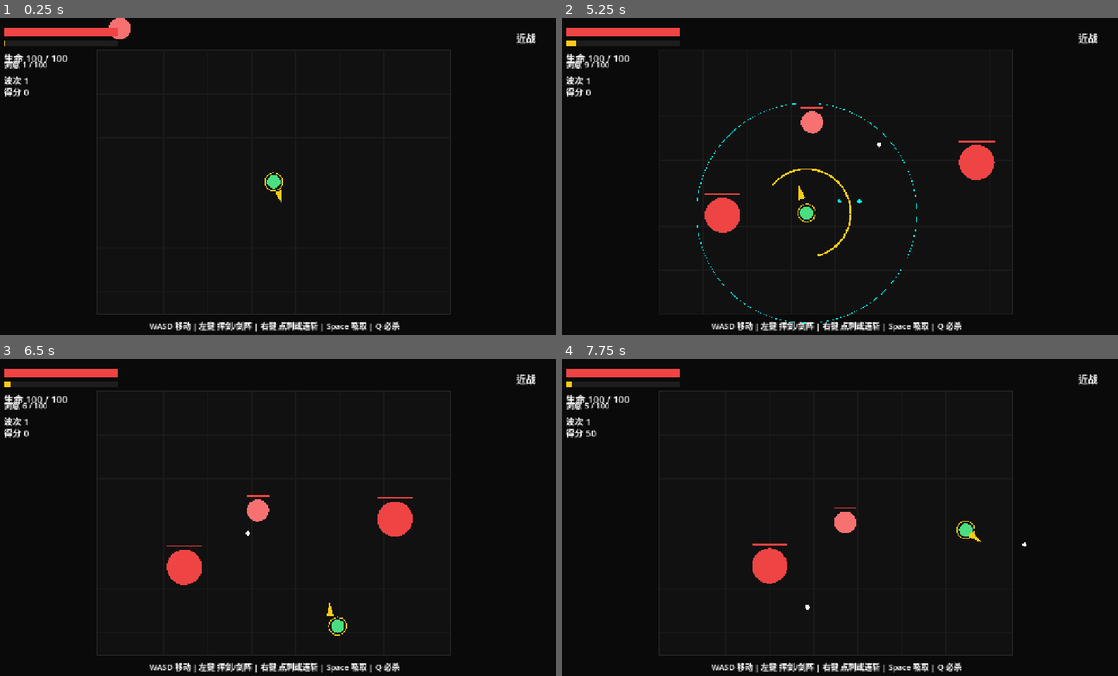
Above: before the commit, frames 1-4 (two rows, left to right).
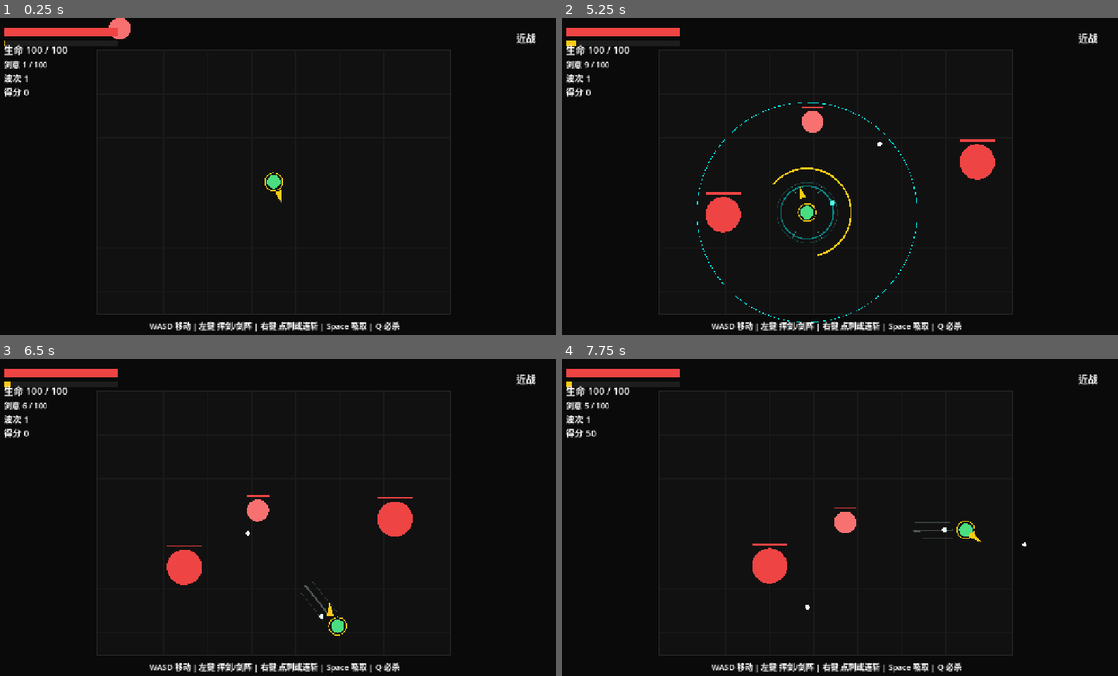
Above: after the commit, the same moments.

Repository: nwueditorfan007-coder/SwordCultivator
Game: Godot game, scene res://scenes/main/Main.tscn
Two runs of this game, one before a commit and one after it. Both use one fixed random seed, a clock stepped at 60 frames per second and the inputs below.
Inputs (mouse positions are in pixels of both pictures, inside the frame that each line leads up to):
- Up to frame 1 (0.25 s): no input
- Up to frame 2 (5.25 s): move the mouse to (962, 160) at 0.52 s; hold D (move_right) 0.53-1.28 s; hold Space (absorb) 0.53-1.28 s; click (962, 160) at 0.67 s; move the mouse to (723, 192) at 1.27 s; hold S (move_down) 1.28-2.03 s; tap Space (absorb) at 1.35, 3.05, 4.35 s; click (723, 192) at 1.42 s; move the mouse to (890, 106) at 2.02 s; hold D (move_right) 2.03-2.78 s; hold Space (absorb) 2.03-2.78 s; click (890, 106) at 2.1 s; move the mouse to (806, 239) at 2.77 s; hold W (move_up) 2.78-3.53 s; right-click (806, 239) at 2.85 s; click (806, 239) at 2.92 s; move the mouse to (1006, 224) at 3.52 s; hold Space (absorb) 3.53-4.28 s; hold A (move_left) 3.53-5.03 s; tap Q (ultimate) at 3.6 s; click (1006, 224) at 3.67 s; move the mouse to (667, 128) at 4.27 s; click (667, 128) at 4.42 s; move the mouse to (862, 176) at 5.02 s; hold S (move_down) from 5.03 s (still down); hold Space (absorb) from 5.03 s (still down); click (862, 176) at 5.17 s
- Up to frame 3 (6.5 s): move the mouse to (189, 438) at 5.77 s; release S (move_down) at 5.78 s; release Space (absorb) at 5.78 s; hold D (move_right) from 5.78 s (still down); click (189, 438) at 5.85 s; tap Space (absorb) at 6.05 s
- Up to frame 4 (7.75 s): move the mouse to (962, 501) at 6.52 s; release D (move_right) at 6.53 s; hold W (move_up) 6.53-7.28 s; hold Space (absorb) 6.53-7.28 s; right-click (962, 501) at 6.6 s; click (962, 501) at 6.67 s; move the mouse to (723, 533) at 7.27 s; hold D (move_right) from 7.28 s (still down); tap Q (ultimate) at 7.35 s; click (723, 533) at 7.42 s; tap Space (absorb) at 7.55 s

The runs differ from the first frame. In frame 1, 0.4% of the frame differs, in the area x 0-13%, y 8-22%; in frame 2, 1.2%, in the area x 0-78%, y 8-97%; in frame 3, 0.5%; in frame 4, 0.5%.

Commit message:
Document sword array system update

Diff:
--- a/scenes/main/Main.tscn
+++ b/scenes/main/Main.tscn
@@ -9,9 +9,9 @@
 
 [node name="HealthLabel" type="Label" parent="CanvasLayer" unique_id=577133190]
 offset_left = 28.0
-offset_top = 74.0
+offset_top = 55.0
 offset_right = 260.0
-offset_bottom = 102.0
+offset_bottom = 86.0
 theme_override_font_sizes/font_size = 22
 text = "生命 100 / 100"
 
@@ -25,9 +25,9 @@
 
 [node name="WaveLabel" type="Label" parent="CanvasLayer" unique_id=1611764704]
 offset_left = 28.0
-offset_top = 126.0
+offset_top = 121.0
 offset_right = 180.0
-offset_bottom = 154.0
+offset_bottom = 149.0
 theme_override_font_sizes/font_size = 20
 text = "波次 1"
 
--- a/scripts/system/game_renderer.gd
+++ b/scripts/system/game_renderer.gd
@@ -1,6 +1,7 @@
 extends RefCounted
 class_name GameRenderer
 
+const SwordArrayConfig = preload("res://scripts/system/sword_array_config.gd")
 const SwordArrayController = preload("res://scripts/system/sword_array_controller.gd")
 
 
@@ -43,6 +44,11 @@
 		if bullet["state"] == "freezing" or bullet["state"] == "frozen" or bullet["state"] == "fired":
 			bullet_color = main.COLORS["frozen"]
 			bullet_radius *= 1.1 if bullet["state"] != "fired" else 1.0
+		if main.player["absorbed_ids"].has(bullet["id"]):
+			var mode: String = main.player["array_mode"]
+			var hold_ratio: float = main._get_sword_array_formation_ratio()
+			bullet_radius *= lerpf(1.0, 1.28, hold_ratio)
+			bullet_color = SwordArrayController.get_accent_color(mode)
 		main.draw_circle(bullet_pos, bullet_radius, bullet_color)
 
 	for enemy in main.enemies:
@@ -63,7 +69,7 @@
 	main.draw_arc(player_pos, main.PLAYER_RADIUS + 5.0, 0.0, TAU, 28, aura_color, 2.0)
 
 	if main.player["is_charging"]:
-		main.draw_arc(player_pos, main.MARBLE_ABSORB_RANGE, 0.0, TAU, 48, main.COLORS["frozen"], 1.0)
+		main.draw_arc(player_pos, SwordArrayConfig.ABSORB_RANGE, 0.0, TAU, 48, main.COLORS["frozen"], 1.0)
 
 	if main.player["absorbed_ids"].size() > 0:
 		_draw_sword_array_preview(main, player_pos)
@@ -134,24 +140,50 @@
 
 static func _draw_sword_array_preview(main: Node2D, player_pos: Vector2) -> void:
 	var mode: String = main.player["array_mode"]
-	var preview: Dictionary = SwordArrayController.get_preview_data(main, mode)
+	var formation_ratio: float = main._get_sword_array_formation_ratio()
+	var preview: Dictionary = SwordArrayController.get_preview_data(main, mode, formation_ratio)
 	var hold_ratio: float = main.player.get("array_hold_ratio", 0.0)
-	var preview_alpha: float = 0.3 + hold_ratio * 0.35
+	var preview_alpha: float = 0.18 + formation_ratio * 0.28 + hold_ratio * 0.18
 	var preview_color := Color(0.0, 1.0, 1.0, preview_alpha)
 
 	match preview["type"]:
-		main.SWORD_ARRAY_RING:
+		SwordArrayConfig.MODE_RING:
+			var ring_color: Color = SwordArrayController.get_accent_color(mode)
+			ring_color.a = preview_alpha
 			main.draw_arc(player_pos, preview["radius"], 0.0, TAU, 40, preview_color, 3.0)
-			main.draw_arc(player_pos, preview["outer_radius"], 0.0, TAU, 40, Color(0.0, 1.0, 1.0, 0.12), 1.0)
-		main.SWORD_ARRAY_FAN:
-			main.draw_arc(player_pos, preview["radius"], preview["angle"] - preview["arc"] * 0.5, preview["angle"] + preview["arc"] * 0.5, 32, preview_color, 3.0)
-			main.draw_line(player_pos, player_pos + Vector2.RIGHT.rotated(preview["angle"] - preview["arc"] * 0.5) * preview["radius"], Color(0.0, 1.0, 1.0, 0.18), 1.0)
-			main.draw_line(player_pos, player_pos + Vector2.RIGHT.rotated(preview["angle"] + preview["arc"] * 0.5) * preview["radius"], Color(0.0, 1.0, 1.0, 0.18), 1.0)
+			var ring_soft_color: Color = SwordArrayController.get_soft_accent_color(mode)
+			ring_soft_color.a = 0.14 + formation_ratio * 0.1
+			main.draw_arc(player_pos, preview["outer_radius"], 0.0, TAU, 40, ring_soft_color, 1.5)
+			var spoke_index: int = 0
+			while spoke_index < 6:
+				var spoke_angle: float = (TAU / 6.0) * float(spoke_index)
+				main.draw_line(
+					player_pos + Vector2.RIGHT.rotated(spoke_angle) * max(preview["radius"] - 10.0, 8.0),
+					player_pos + Vector2.RIGHT.rotated(spoke_angle) * preview["outer_radius"],
+					ring_color,
+					1.2
+				)
+				spoke_index += 1
+		SwordArrayConfig.MODE_FAN:
+			var fan_color: Color = SwordArrayController.get_accent_color(mode)
+			fan_color.a = preview_alpha + 0.08
+			var fan_edge_color := Color(fan_color.r, fan_color.g, fan_color.b, 0.24)
+			var fan_soft_color: Color = SwordArrayController.get_soft_accent_color(mode)
+			fan_soft_color.a = 0.22 + formation_ratio * 0.16
+			main.draw_arc(player_pos, preview["radius"], preview["angle"] - preview["arc"] * 0.5, preview["angle"] + preview["arc"] * 0.5, 32, fan_color, 3.0)
+			main.draw_line(player_pos, player_pos + Vector2.RIGHT.rotated(preview["angle"] - preview["arc"] * 0.5) * preview["radius"], fan_edge_color, 1.2)
+			main.draw_line(player_pos, player_pos + Vector2.RIGHT.rotated(preview["angle"] + preview["arc"] * 0.5) * preview["radius"], fan_edge_color, 1.2)
+			main.draw_line(player_pos, player_pos + Vector2.RIGHT.rotated(preview["angle"]) * preview["radius"], fan_soft_color, 1.0)
 		_:
 			var start_pos: Vector2 = main._to_screen(preview["start"])
 			var end_pos: Vector2 = main._to_screen(preview["end"])
 			var line_dir: Vector2 = (end_pos - start_pos).normalized()
 			var side_offset: Vector2 = line_dir.rotated(PI * 0.5) * preview["half_width"]
-			main.draw_line(start_pos, end_pos, preview_color, 4.0)
-			main.draw_line(start_pos + side_offset, end_pos + side_offset, Color(0.0, 1.0, 1.0, 0.15), 1.0)
-			main.draw_line(start_pos - side_offset, end_pos - side_offset, Color(0.0, 1.0, 1.0, 0.15), 1.0)
+			var pierce_color: Color = SwordArrayController.get_accent_color(mode)
+			pierce_color.a = preview_alpha + 0.1
+			var pierce_soft_color: Color = SwordArrayController.get_soft_accent_color(mode)
+			pierce_soft_color.a = 0.18 + formation_ratio * 0.08
+			main.draw_line(start_pos, end_pos, pierce_color, 4.0 + formation_ratio)
+			main.draw_line(start_pos + side_offset, end_pos + side_offset, pierce_soft_color, 1.2)
+			main.draw_line(start_pos - side_offset, end_pos - side_offset, pierce_soft_color, 1.2)
+			main.draw_circle(end_pos, 3.0 + formation_ratio * 2.0, Color(1.0, 1.0, 1.0, 0.24 + formation_ratio * 0.18))
--- a/scripts/system/game_state_factory.gd
+++ b/scripts/system/game_state_factory.gd
@@ -1,5 +1,7 @@
 extends RefCounted
 class_name GameStateFactory
+
+const SwordArrayConfig = preload("res://scripts/system/sword_array_config.gd")
 
 
 static func reset_runtime(main: Node) -> void:
@@ -31,7 +33,7 @@
 		"array_fire_index": 0,
 		"array_burst_step": 0,
 		"array_burst_mode": "",
-		"array_mode": main.SWORD_ARRAY_RING,
+		"array_mode": SwordArrayConfig.MODE_RING,
 		"is_charging": false,
 		"absorbed_ids": [],
 	}
--- a/scripts/system/main.gd
+++ b/scripts/system/main.gd
@@ -3,6 +3,7 @@
 const GameBossController = preload("res://scripts/system/game_boss_controller.gd")
 const GameRenderer = preload("res://scripts/system/game_renderer.gd")
 const GameStateFactory = preload("res://scripts/system/game_state_factory.gd")
+const SwordArrayConfig = preload("res://scripts/system/sword_array_config.gd")
 const SwordArrayController = preload("res://scripts/system/sword_array_controller.gd")
 
 enum CombatMode {
@@ -34,7 +35,6 @@
 const SWORD_MELEE_DAMAGE := 100.0
 const SWORD_RANGED_DAMAGE := 100.0
 const SWORD_TAP_THRESHOLD := 0.15
-const SWORD_ARRAY_HOLD_THRESHOLD := 0.06
 const SWORD_POINT_STRIKE_SPEED := 80.0 * 60.0
 const SWORD_RECALL_SPEED := 60.0 * 60.0
 const SWORD_ORBIT_DISTANCE := 25.0
@@ -58,31 +58,6 @@
 
 const FROZEN_DECEL_TIME := 0.3
 const FROZEN_LIFETIME := 3.0
-const MARBLE_ABSORB_RANGE := 250.0
-const MARBLE_ENERGY_COST_HOLD := 10.0
-const MARBLE_MAX_ABSORBED := 12
-const MARBLE_FIRED_SPEED := 45.0 * 60.0
-const MARBLE_FIRED_DAMAGE := 100.0
-const SWORD_ARRAY_RING_THRESHOLD := 160.0
-const SWORD_ARRAY_FAN_THRESHOLD := 420.0
-const SWORD_ARRAY_FAN_ARC := 1.0
-const SWORD_ARRAY_RING_RADIUS := 68.0
-const SWORD_ARRAY_FAN_PREVIEW_RADIUS := 110.0
-const SWORD_ARRAY_PIERCE_SPREAD := 0.08
-const SWORD_ARRAY_PIERCE_START_OFFSET := 52.0
-const SWORD_ARRAY_PIERCE_SLOT_STEP := 28.0
-const SWORD_ARRAY_PIERCE_PREVIEW_LENGTH := 180.0
-const SWORD_ARRAY_PIERCE_PREVIEW_HALF_WIDTH := 6.0
-const SWORD_ARRAY_RING_SLOT_COUNT := 10
-const SWORD_ARRAY_FAN_SLOT_COUNT := 7
-const SWORD_ARRAY_PIERCE_SLOT_COUNT := 5
-const SWORD_ARRAY_RING_FIRE_RATE := 0.32
-const SWORD_ARRAY_FAN_FIRE_RATE := 0.16
-const SWORD_ARRAY_PIERCE_FIRE_RATE := 0.08
-
-const SWORD_ARRAY_RING := "ring"
-const SWORD_ARRAY_FAN := "fan"
-const SWORD_ARRAY_PIERCE := "pierce"
 
 const WAVE_BASE_ENEMIES := 3
 const BOSS_WAVE_INTERVAL := 5
@@ -223,8 +198,8 @@
 		if player["absorbed_ids"].size() > 0:
 			player["array_mode"] = _get_sword_array_mode()
 			if not player["array_is_firing"]:
-				player["array_hold_ratio"] = clampf(player["array_hold_timer"] / SWORD_ARRAY_HOLD_THRESHOLD, 0.0, 1.0)
-				if player["array_hold_timer"] >= SWORD_ARRAY_HOLD_THRESHOLD:
+				player["array_hold_ratio"] = clampf(player["array_hold_timer"] / SwordArrayConfig.HOLD_THRESHOLD, 0.0, 1.0)
+				if player["array_hold_timer"] >= SwordArrayConfig.HOLD_THRESHOLD:
 					player["array_is_firing"] = true
 					_fire_absorbed_marbles()
 					player["fire_timer"] = SwordArrayController.get_fire_interval(self, player["array_mode"])
@@ -335,17 +310,25 @@
 		return
 
 	player["is_charging"] = true
-	player["energy"] = max(player["energy"] - MARBLE_ENERGY_COST_HOLD * delta, 0.0)
+	player["energy"] = max(player["energy"] - SwordArrayConfig.ABSORB_ENERGY_COST * delta, 0.0)
 	for bullet in bullets:
 		if bullet["state"] != "frozen":
 			continue
 		if player["absorbed_ids"].has(bullet["id"]):
 			continue
-		if player["absorbed_ids"].size() >= MARBLE_MAX_ABSORBED:
+		if player["absorbed_ids"].size() >= SwordArrayConfig.MAX_ABSORBED:
 			break
-		if player["pos"].distance_to(bullet["pos"]) <= MARBLE_ABSORB_RANGE:
+		if player["pos"].distance_to(bullet["pos"]) <= SwordArrayConfig.ABSORB_RANGE:
 			player["absorbed_ids"].append(bullet["id"])
 			player["array_mode"] = _get_sword_array_mode()
+
+
+func _get_sword_array_formation_ratio() -> float:
+	if player["array_is_firing"]:
+		return 1.0
+	if left_mouse_held and player["absorbed_ids"].size() > 0:
+		return clampf(player["array_hold_ratio"], 0.0, 1.0)
+	return 0.0
 
 
 func _update_sword(delta: float) -> void:
@@ -514,7 +497,8 @@
 						self,
 						player["array_mode"],
 						slot_index,
-						player["absorbed_ids"].size()
+						player["absorbed_ids"].size(),
+						_get_sword_array_formation_ratio()
 					)
 					bullet["pos"] = bullet["pos"].lerp(target_pos, min(delta * 12.0, 1.0))
 				else:
@@ -552,12 +536,12 @@
 			continue
 		if enemy["pos"].distance_to(bullet["pos"]) > enemy["radius"] + bullet["radius"]:
 			continue
-		enemy["health"] -= MARBLE_FIRED_DAMAGE
+		enemy["health"] -= SwordArrayConfig.FIRED_DAMAGE
 		_create_particles(bullet["pos"], COLORS["frozen"], 10)
 		return true
 	if _has_boss():
 		if boss["pos"].distance_to(bullet["pos"]) <= boss["radius"] + bullet["radius"] and (boss["is_vulnerable"] or boss["phase"] == 1):
-			boss["health"] -= MARBLE_FIRED_DAMAGE * 2.0
+			boss["health"] -= SwordArrayConfig.FIRED_DAMAGE * 2.0
 			_create_particles(bullet["pos"], COLORS["frozen"], 15)
 			return true
 	return false
@@ -708,8 +692,10 @@
 		_fire_single_absorbed_marble()
 		fired_count += 1
 
+	_emit_sword_array_fire_effect(current_mode, fire_count)
+
 	match current_mode:
-		SWORD_ARRAY_FAN:
+		SwordArrayConfig.MODE_FAN:
 			player["array_burst_step"] = (player["array_burst_step"] + 1) % 3
 		_:
 			player["array_burst_step"] = 0
@@ -724,11 +710,17 @@
 			continue
 		var direction: Vector2 = _get_sword_array_direction(player["array_fire_index"])
 		bullet["state"] = "fired"
-		bullet["vel"] = direction.normalized() * MARBLE_FIRED_SPEED
+		bullet["vel"] = direction.normalized() * SwordArrayConfig.FIRED_SPEED
 		player["array_fire_index"] += 1
 		_create_particles(bullet["pos"], COLORS["frozen"], 5)
 		screen_shake = max(screen_shake, 2.0)
 		return
+
+
+func _emit_sword_array_fire_effect(mode: String, fire_count: int) -> void:
+	var effect: Dictionary = SwordArrayController.get_fire_effect(self, mode, fire_count)
+	_create_particles(effect["position"], effect["color"], effect["particles"])
+	screen_shake = max(screen_shake, effect["shake"])
 
 
 func _spawn_enemy(enemy_type: String) -> Dictionary:
--- /dev/null
+++ b/scripts/system/sword_array_config.gd
@@ -0,0 +1,85 @@
+extends RefCounted
+class_name SwordArrayConfig
+
+
+const MODE_RING := "ring"
+const MODE_FAN := "fan"
+const MODE_PIERCE := "pierce"
+
+const HOLD_THRESHOLD := 0.10
+const ABSORB_RANGE := 250.0
+const ABSORB_ENERGY_COST := 10.0
+const MAX_ABSORBED := 12
+const FIRED_SPEED := 45.0 * 60.0
+const FIRED_DAMAGE := 100.0
+
+const RING_THRESHOLD := 160.0
+const FAN_THRESHOLD := 420.0
+
+const MODE_PROFILES := {
+	MODE_RING: {
+		"ring_radius": 68.0,
+		"idle_ring_radius": 44.0,
+		"slot_count": 10,
+		"fire_interval": 0.32,
+		"burst_mode": "all",
+		"preview_outer_offset_idle": 6.0,
+		"preview_outer_offset_active": 10.0,
+		"accent_color": Color(0.35, 1.0, 0.92),
+		"accent_soft_color": Color(0.25, 1.0, 0.9),
+		"fire_particles_base": 6,
+		"fire_particles_per_shot": 1,
+		"fire_particles_cap": 20,
+		"fire_offset": 0.0,
+		"fire_shake": 2.2,
+	},
+	MODE_FAN: {
+		"arc": 1.0,
+		"idle_arc": 0.42,
+		"radius": 110.0,
+		"idle_radius": 72.0,
+		"slot_count": 7,
+		"fire_interval": 0.16,
+		"burst_mode": "three_step",
+		"accent_color": Color(0.72, 0.96, 1.0),
+		"accent_soft_color": Color(0.9, 1.0, 1.0),
+		"fire_particles_base": 5,
+		"fire_particles_per_shot": 1,
+		"fire_particles_cap": 18,
+		"fire_offset": 40.0,
+		"fire_shake": 2.4,
+	},
+	MODE_PIERCE: {
+		"spread": 0.08,
+		"start_offset": 52.0,
+		"idle_start_offset": 28.0,
+		"slot_step": 28.0,
+		"idle_slot_step": 18.0,
+		"preview_length": 180.0,
+		"preview_length_idle_scale": 0.65,
+		"preview_half_width": 6.0,
+		"idle_half_width": 18.0,
+		"slot_count": 5,
+		"fire_interval": 0.08,
+		"burst_mode": "single",
+		"accent_color": Color(0.9, 1.0, 1.0),
+		"accent_soft_color": Color(0.8, 1.0, 1.0),
+		"fire_particles_base": 4,
+		"fire_particles_per_shot": 2,
+		"fire_particles_cap": 22,
+		"fire_offset": 72.0,
+		"fire_shake": 2.8,
+	},
+}
+
+
+static func get_mode_for_distance(aim_distance: float) -> String:
+	if aim_distance <= RING_THRESHOLD:
+		return MODE_RING
+	if aim_distance <= FAN_THRESHOLD:
+		return MODE_FAN
+	return MODE_PIERCE
+
+
+static func get_profile(mode: String) -> Dictionary:
+	return MODE_PROFILES.get(mode, MODE_PROFILES[MODE_PIERCE])
--- a/scripts/system/sword_array_controller.gd
+++ b/scripts/system/sword_array_controller.gd
@@ -1,105 +1,131 @@
 extends RefCounted
 class_name SwordArrayController
+
+const SwordArrayConfig = preload("res://scripts/system/sword_array_config.gd")
 
 
 static func get_mode(main: Node) -> String:
 	var aim_distance: float = main.player["pos"].distance_to(main.mouse_world)
-	if aim_distance <= main.SWORD_ARRAY_RING_THRESHOLD:
-		return main.SWORD_ARRAY_RING
-	if aim_distance <= main.SWORD_ARRAY_FAN_THRESHOLD:
-		return main.SWORD_ARRAY_FAN
-	return main.SWORD_ARRAY_PIERCE
+	return SwordArrayConfig.get_mode_for_distance(aim_distance)
 
 
-static func get_slot_position(main: Node, mode: String, slot_index: int, slot_count: int) -> Vector2:
+static func get_slot_position(main: Node, mode: String, slot_index: int, slot_count: int, formation_ratio := 1.0) -> Vector2:
 	var aim_vector: Vector2 = _get_aim_vector(main)
 	var aim_angle: float = aim_vector.angle()
 	var clamped_count: int = maxi(slot_count, 1)
+	var profile: Dictionary = SwordArrayConfig.get_profile(mode)
 
 	match mode:
-		main.SWORD_ARRAY_RING:
+		SwordArrayConfig.MODE_RING:
 			var ring_angle: float = (TAU / float(clamped_count)) * float(slot_index)
-			return main.player["pos"] + Vector2.RIGHT.rotated(ring_angle) * main.SWORD_ARRAY_RING_RADIUS
-		main.SWORD_ARRAY_FAN:
+			var ring_radius: float = lerpf(profile["idle_ring_radius"], profile["ring_radius"], formation_ratio)
+			return main.player["pos"] + Vector2.RIGHT.rotated(ring_angle) * ring_radius
+		SwordArrayConfig.MODE_FAN:
 			var fan_ratio: float = 0.5
 			if clamped_count > 1:
 				fan_ratio = float(slot_index) / float(clamped_count - 1)
-			var fan_angle: float = lerpf(-main.SWORD_ARRAY_FAN_ARC * 0.5, main.SWORD_ARRAY_FAN_ARC * 0.5, fan_ratio)
-			return main.player["pos"] + Vector2.RIGHT.rotated(aim_angle + fan_angle) * main.SWORD_ARRAY_FAN_PREVIEW_RADIUS
+			var fan_arc: float = lerpf(profile["idle_arc"], profile["arc"], formation_ratio)
+			var fan_radius: float = lerpf(profile["idle_radius"], profile["radius"], formation_ratio)
+			var fan_angle: float = lerpf(-fan_arc * 0.5, fan_arc * 0.5, fan_ratio)
+			return main.player["pos"] + Vector2.RIGHT.rotated(aim_angle + fan_angle) * fan_radius
 		_:
-			var line_origin: Vector2 = main.player["pos"] + aim_vector * main.SWORD_ARRAY_PIERCE_START_OFFSET
-			var step_offset: float = float(slot_index) * main.SWORD_ARRAY_PIERCE_SLOT_STEP
-			return line_origin + aim_vector * step_offset
+			var centered_index: float = float(slot_index) - float(clamped_count - 1) * 0.5
+			var line_origin: Vector2 = main.player["pos"] + aim_vector * lerpf(profile["idle_start_offset"], profile["start_offset"], formation_ratio)
+			var step_offset: float = float(slot_index) * lerpf(profile["idle_slot_step"], profile["slot_step"], formation_ratio)
+			var side_vector: Vector2 = aim_vector.rotated(PI * 0.5)
+			var side_offset: float = centered_index * lerpf(profile["idle_half_width"], 0.0, formation_ratio)
+			return line_origin + aim_vector * step_offset + side_vector * side_offset
 
 
 static func get_fire_direction(main: Node, mode: String, fire_index: int) -> Vector2:
 	var aim_vector: Vector2 = _get_aim_vector(main)
 	var base_angle: float = aim_vector.angle()
+	var profile: Dictionary = SwordArrayConfig.get_profile(mode)
 	match mode:
-		main.SWORD_ARRAY_RING:
-			var ring_slot: int = fire_index % main.SWORD_ARRAY_RING_SLOT_COUNT
-			return Vector2.RIGHT.rotated((TAU / float(main.SWORD_ARRAY_RING_SLOT_COUNT)) * float(ring_slot))
-		main.SWORD_ARRAY_FAN:
-			var fan_slot: int = fire_index % main.SWORD_ARRAY_FAN_SLOT_COUNT
+		SwordArrayConfig.MODE_RING:
+			var ring_slot: int = fire_index % profile["slot_count"]
+			return Vector2.RIGHT.rotated((TAU / float(profile["slot_count"])) * float(ring_slot))
+		SwordArrayConfig.MODE_FAN:
+			var fan_slot: int = fire_index % profile["slot_count"]
 			var fan_ratio: float = 0.5
-			if main.SWORD_ARRAY_FAN_SLOT_COUNT > 1:
-				fan_ratio = float(fan_slot) / float(main.SWORD_ARRAY_FAN_SLOT_COUNT - 1)
-			var fan_angle: float = lerpf(-main.SWORD_ARRAY_FAN_ARC * 0.5, main.SWORD_ARRAY_FAN_ARC * 0.5, fan_ratio)
+			if profile["slot_count"] > 1:
+				fan_ratio = float(fan_slot) / float(profile["slot_count"] - 1)
+			var fan_angle: float = lerpf(-profile["arc"] * 0.5, profile["arc"] * 0.5, fan_ratio)
 			return Vector2.RIGHT.rotated(base_angle + fan_angle)
 		_:
-			var pierce_slot: int = fire_index % main.SWORD_ARRAY_PIERCE_SLOT_COUNT
+			var pierce_slot: int = fire_index % profile["slot_count"]
 			var pierce_ratio: float = 0.5
-			if main.SWORD_ARRAY_PIERCE_SLOT_COUNT > 1:
-				pierce_ratio = float(pierce_slot) / float(main.SWORD_ARRAY_PIERCE_SLOT_COUNT - 1)
-			var pierce_angle: float = lerpf(-main.SWORD_ARRAY_PIERCE_SPREAD, main.SWORD_ARRAY_PIERCE_SPREAD, pierce_ratio)
+			if profile["slot_count"] > 1:
+				pierce_ratio = float(pierce_slot) / float(profile["slot_count"] - 1)
+			var pierce_angle: float = lerpf(-profile["spread"], profile["spread"], pierce_ratio)
 			return Vector2.RIGHT.rotated(base_angle + pierce_angle)
 
 
-static func get_preview_data(main: Node, mode: String) -> Dictionary:
+static func get_preview_data(main: Node, mode: String, formation_ratio := 1.0) -> Dictionary:
 	var aim_vector: Vector2 = _get_aim_vector(main)
 	var aim_angle: float = aim_vector.angle()
+	var profile: Dictionary = SwordArrayConfig.get_profile(mode)
 	match mode:
-		main.SWORD_ARRAY_RING:
+		SwordArrayConfig.MODE_RING:
 			return {
-				"type": main.SWORD_ARRAY_RING,
-				"radius": main.SWORD_ARRAY_RING_RADIUS,
-				"outer_radius": main.SWORD_ARRAY_RING_RADIUS + 10.0,
+				"type": SwordArrayConfig.MODE_RING,
+				"radius": lerpf(profile["idle_ring_radius"], profile["ring_radius"], formation_ratio),
+				"outer_radius": lerpf(profile["idle_ring_radius"] + profile["preview_outer_offset_idle"], profile["ring_radius"] + profile["preview_outer_offset_active"], formation_ratio),
 			}
-		main.SWORD_ARRAY_FAN:
+		SwordArrayConfig.MODE_FAN:
+			var fan_arc: float = lerpf(profile["idle_arc"], profile["arc"], formation_ratio)
+			var fan_radius: float = lerpf(profile["idle_radius"], profile["radius"], formation_ratio)
 			return {
-				"type": main.SWORD_ARRAY_FAN,
-				"radius": main.SWORD_ARRAY_FAN_PREVIEW_RADIUS,
+				"type": SwordArrayConfig.MODE_FAN,
+				"radius": fan_radius,
 				"angle": aim_angle,
-				"arc": main.SWORD_ARRAY_FAN_ARC,
+				"arc": fan_arc,
 			}
 		_:
+			var start_offset: float = lerpf(profile["idle_start_offset"], profile["start_offset"], formation_ratio)
+			var preview_length: float = lerpf(profile["preview_length"] * profile["preview_length_idle_scale"], profile["preview_length"], formation_ratio)
+			var half_width: float = lerpf(profile["idle_half_width"], profile["preview_half_width"], formation_ratio)
 			return {
-				"type": main.SWORD_ARRAY_PIERCE,
-				"start": main.player["pos"] + aim_vector * main.SWORD_ARRAY_PIERCE_START_OFFSET,
-				"end": main.player["pos"] + aim_vector * main.SWORD_ARRAY_PIERCE_PREVIEW_LENGTH,
-				"half_width": main.SWORD_ARRAY_PIERCE_PREVIEW_HALF_WIDTH,
+				"type": SwordArrayConfig.MODE_PIERCE,
+				"start": main.player["pos"] + aim_vector * start_offset,
+				"end": main.player["pos"] + aim_vector * preview_length,
+				"half_width": half_width,
 			}
 
 
 static func get_fire_interval(main: Node, mode: String) -> float:
-	match mode:
-		main.SWORD_ARRAY_RING:
-			return main.SWORD_ARRAY_RING_FIRE_RATE
-		main.SWORD_ARRAY_FAN:
-			return main.SWORD_ARRAY_FAN_FIRE_RATE
-		_:
-			return main.SWORD_ARRAY_PIERCE_FIRE_RATE
+	return SwordArrayConfig.get_profile(mode)["fire_interval"]
 
 
 static func get_fire_batch_size(main: Node, mode: String, remaining_count: int, burst_step: int) -> int:
-	match mode:
-		main.SWORD_ARRAY_RING:
+	var profile: Dictionary = SwordArrayConfig.get_profile(mode)
+	match profile["burst_mode"]:
+		"all":
 			return remaining_count
-		main.SWORD_ARRAY_FAN:
+		"three_step":
 			var remaining_volleys: int = maxi(1, 3 - burst_step)
 			return ceili(float(remaining_count) / float(remaining_volleys))
 		_:
 			return 1
+
+
+static func get_accent_color(mode: String) -> Color:
+	return SwordArrayConfig.get_profile(mode)["accent_color"]
+
+
+static func get_soft_accent_color(mode: String) -> Color:
+	return SwordArrayConfig.get_profile(mode)["accent_soft_color"]
+
+
+static func get_fire_effect(main: Node, mode: String, fire_count: int) -> Dictionary:
+	var profile: Dictionary = SwordArrayConfig.get_profile(mode)
+	var aim_vector: Vector2 = _get_aim_vector(main)
+	return {
+		"position": main.player["pos"] + aim_vector * profile["fire_offset"],
+		"color": profile["accent_color"],
+		"particles": mini(profile["fire_particles_cap"], profile["fire_particles_base"] + fire_count * profile["fire_particles_per_shot"]),
+		"shake": profile["fire_shake"],
+	}
 
 
 static func _get_aim_vector(main: Node) -> Vector2:
Not shown, added: scripts/system/sword_array_config.gd.uid
Not shown, changed: docs/internal/progress.md
